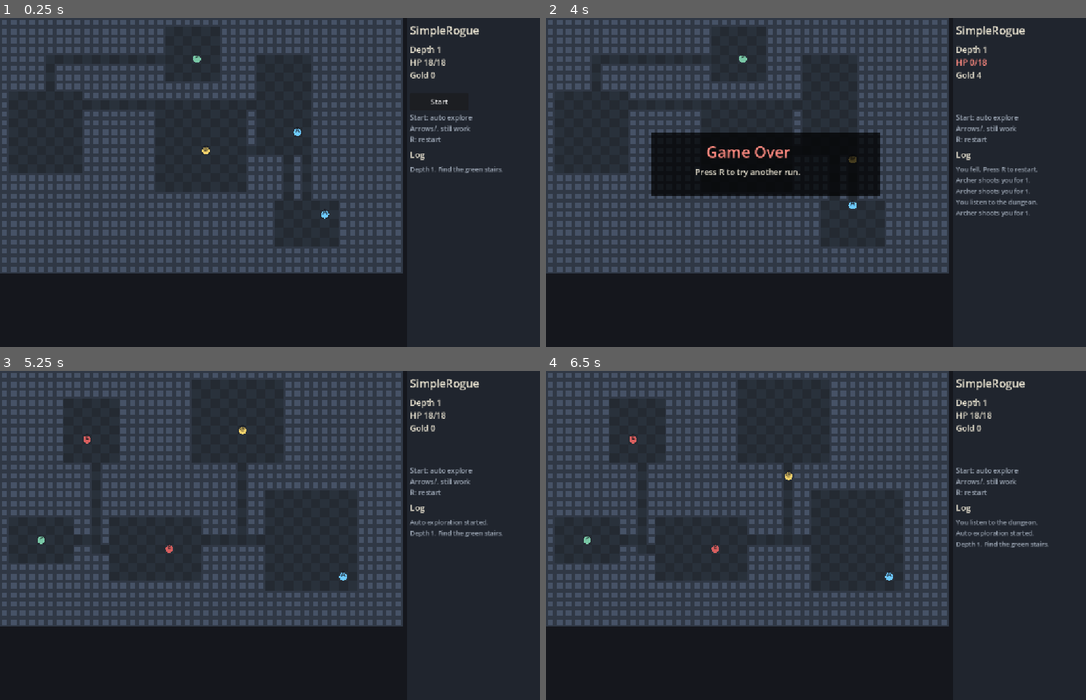
Above: before the commit, frames 1-4 (two rows, left to right).
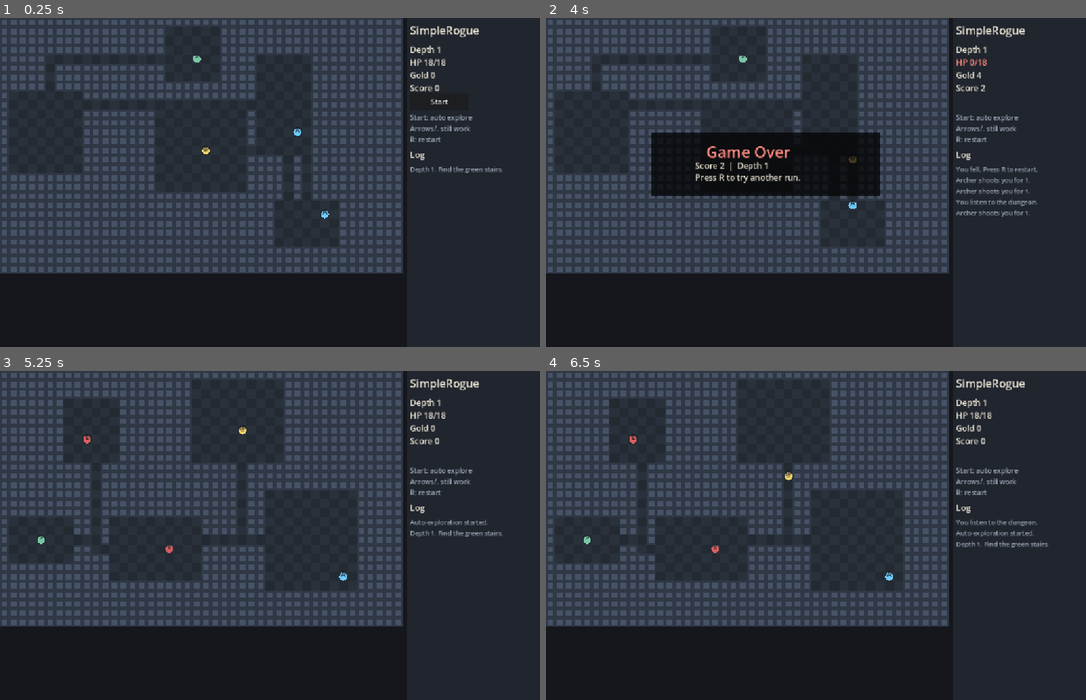
Above: after the commit, the same moments.

Repository: torafugu/anarogue
Game: Godot game, scene res://scenes/main.tscn
The game is run twice, just before and just after one commit, with the same random seed, the same clock (stepped at 60 frames per second) and the same inputs.
Inputs:
- Up to frame 1 (0.25 s): no input
- Up to frame 2 (4 s): click "Start" at 0.5 s; hold Right (move_right) 1.28-2.03 s; tap . (wait_turn) every 0.75 s from 1.35 to 3.6 s; hold Down (move_down) 2.03-2.78 s; hold Right (move_right) 2.78-3.53 s; hold Up (move_up) from 3.53 s (still down)
- Up to frame 3 (5.25 s): tap Enter at 4.25 s; release Up (move_up) at 4.28 s; hold Left (move_left) 4.28-5 s; tap . (wait_turn) at 4.35 s; tap R (restart) at 4.9 s; click "Start" at 5 s
- Up to frame 4 (6.5 s): hold Left (move_left) from 5.78 s (still down); tap . (wait_turn) at 5.85 s

The runs differ from the first frame. In frame 1, less than 0.1% of the frame differs, in the area x 75-82%, y 20-23%; in frame 2, 0.6%, in the area x 27-82%, y 20-51%; in frame 3, less than 0.1%; in frame 4, less than 0.1%.

Commit message:
Scoring system was added

Diff:
--- a/scripts/main.gd
+++ b/scripts/main.gd
@@ -39,6 +39,7 @@
 	"max_hp": 18,
 	"attack": 5,
 	"gold": 0,
+	"score": 0,
 	"depth": 1,
 }
 var stairs_pos := Vector2i.ZERO
@@ -108,6 +109,7 @@
 func restart_game() -> void:
 	player["hp"] = player["max_hp"]
 	player["gold"] = 0
+	player["score"] = 0
 	player["depth"] = 1
 	turn_count = 0
 	auto_turn_elapsed = 0.0
@@ -384,6 +386,7 @@
 		enemies.remove_at(index)
 		var gold := rng.randi_range(1, 4)
 		player["gold"] = player["gold"] + gold
+		player["score"] += 2
 		log_battle_result("enemy_defeated", {
 			"enemy_pos": vector_to_log(enemy_pos),
 			"damage": player["attack"],
@@ -659,6 +662,7 @@
 	draw_string(font, Vector2(hud_x, 76), "Depth %d" % player["depth"], HORIZONTAL_ALIGNMENT_LEFT, -1, 18, COLORS["text"])
 	draw_string(font, Vector2(hud_x, 104), "HP %d/%d" % [player["hp"], player["max_hp"]], HORIZONTAL_ALIGNMENT_LEFT, -1, 18, COLORS["danger"] if player["hp"] <= 6 else COLORS["text"])
 	draw_string(font, Vector2(hud_x, 132), "Gold %d" % player["gold"], HORIZONTAL_ALIGNMENT_LEFT, -1, 18, COLORS["text"])
+	draw_string(font, Vector2(hud_x, 160), "Score %d" % player["score"], HORIZONTAL_ALIGNMENT_LEFT, -1, 18, COLORS["text"])
 
 	draw_string(font, Vector2(hud_x, 224), "Start: auto explore", HORIZONTAL_ALIGNMENT_LEFT, -1, 15, COLORS["muted"])
 	draw_string(font, Vector2(hud_x, 248), "Arrows/. still work", HORIZONTAL_ALIGNMENT_LEFT, -1, 15, COLORS["muted"])
@@ -672,4 +676,5 @@
 	var rect := Rect2(230, 250, 500, 140)
 	draw_rect(rect, Color(0, 0, 0, 0.72))
 	draw_string(font, Vector2(350, 306), "Game Over", HORIZONTAL_ALIGNMENT_LEFT, -1, 34, COLORS["danger"])
-	draw_string(font, Vector2(326, 344), "Press R to try another run.", HORIZONTAL_ALIGNMENT_LEFT, -1, 18, COLORS["text"])
+	draw_string(font, Vector2(326, 330), "Score %d  |  Depth %d" % [player["score"], player["depth"]], HORIZONTAL_ALIGNMENT_LEFT, -1, 18, COLORS["text"])
+	draw_string(font, Vector2(326, 356), "Press R to try another run.", HORIZONTAL_ALIGNMENT_LEFT, -1, 18, COLORS["text"])
